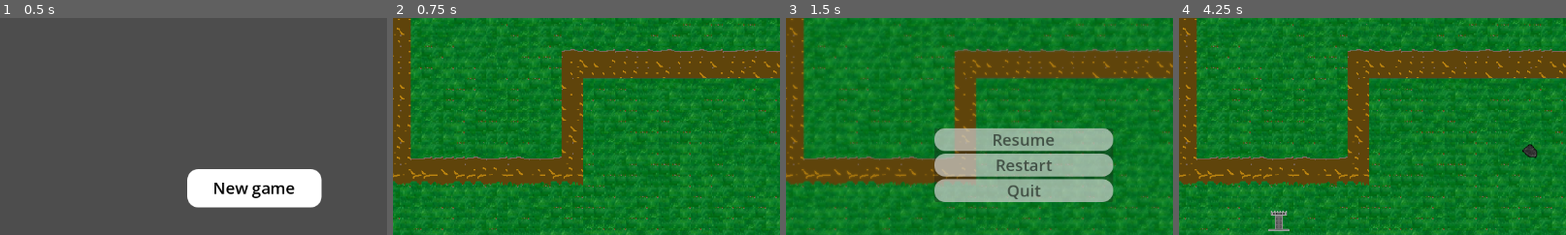
Above: before the commit, frames 1-4 (left to right).
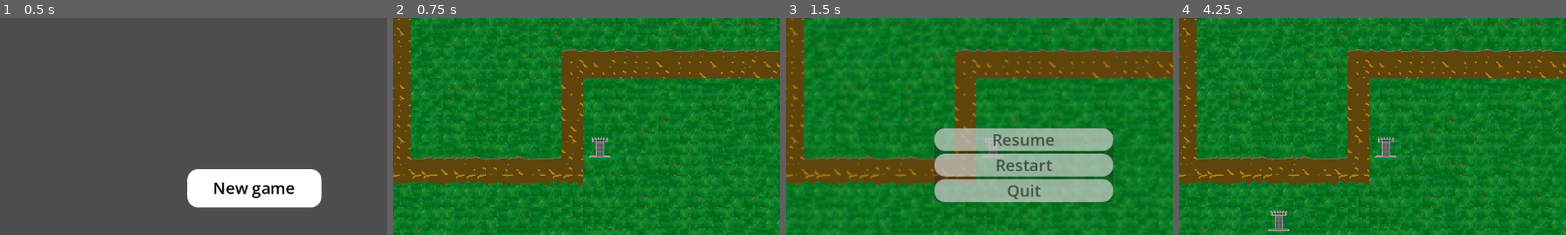
Above: after the commit, the same moments.

Repository: domasbaliunas/frontline
Game: Godot game, scene res://main_menu.tscn
The game is run twice, just before and just after one commit, with the same random seed, the same clock (stepped at 60 frames per second) and the same inputs.
Inputs (mouse positions are % of the whole screen's width and height, from its top left):
- Up to frame 1 (0.5 s): no input
- Up to frame 2 (0.75 s): click "New game" at 0.5 s
- Up to frame 3 (1.5 s): click (98, 4) at 1.25 s
- Up to frame 4 (4.25 s): click "Restart" at 2 s; tap Enter (ui_accept) at 2.75, 3.02, 3.77 s; move the mouse to (72, 45) at 2.77 s; hold B (place_tower) 2.78-3.53 s; move the mouse to (30, 55) at 3.52 s; tap B (place_tower) at 3.6 s
The pictures show only the part of the screen within x 17-67%, y 8-58%; the shares and areas given below are measured in that part.

Frame 1 is identical in both runs. In frame 2, 0.3% of the frame differs, in the area x 50-57%, y 54-65%; in frame 3, 0.2%; in frame 4, 0.5%, in the area x 50-93%, y 54-65%.

Commit message:
Tower range implementation

Diff:
--- a/Game.tscn
+++ b/Game.tscn
@@ -5,6 +5,7 @@
 [ext_resource type="Script" uid="uid://b4y3wtdqc7v6i" path="res://game_map.gd" id="3_t88pq"]
 [ext_resource type="PackedScene" uid="uid://djjycrn0muqdt" path="res://pause_menu.tscn" id="3_u44n3"]
 [ext_resource type="PackedScene" uid="uid://bfk8wbdn5lpvn" path="res://game_map.tscn" id="4_sb48q"]
+[ext_resource type="PackedScene" uid="uid://dxqw07vmukvju" path="res://Tower.tscn" id="6_r0x5m"]
 
 [node name="Game" type="Node2D" unique_id=225877384]
 script = ExtResource("1_xkndl")
@@ -33,4 +34,7 @@
 offset_bottom = 42.0
 texture_normal = ExtResource("1_wbfu4")
 
+[node name="Tower" parent="." unique_id=805125601 instance=ExtResource("6_r0x5m")]
+position = Vector2(505, 247)
+
 [connection signal="pressed" from="Map/PauseMenuGroup/PauseMenuButton" to="." method="_on_texture_button_pressed"]
--- a/Tower.tscn
+++ b/Tower.tscn
@@ -2,9 +2,21 @@
 
 [ext_resource type="Texture2D" uid="uid://mbblile0rgbk" path="res://tower.png" id="1_arn3v"]
 [ext_resource type="Script" uid="uid://cyy6b82swpp52" path="res://tower.gd" id="1_bn6qc"]
+
+[sub_resource type="CircleShape2D" id="CircleShape2D_usulm"]
+radius = 313.0016
 
 [node name="Tower" type="Node2D" unique_id=805125601]
 script = ExtResource("1_bn6qc")
 
 [node name="Sprite2D" type="Sprite2D" parent="." unique_id=1925869869]
 texture = ExtResource("1_arn3v")
+
+[node name="Tower" type="Area2D" parent="." unique_id=1168020171]
+position = Vector2(0, -17)
+
+[node name="CollisionShape2D" type="CollisionShape2D" parent="Tower" unique_id=1838168117]
+position = Vector2(0, 18)
+shape = SubResource("CircleShape2D_usulm")
+
+[node name="Node" type="Node" parent="." unique_id=1022510012]
--- a/projectile.gd
+++ b/projectile.gd
@@ -21,4 +21,4 @@
 
 # To be able to change damage based on enemy type
 func _determine_damage(target: Mob) -> int:
-	return 10
+	return 25
--- a/tower.gd
+++ b/tower.gd
@@ -1,12 +1,21 @@
 extends Node2D
 
+@onready var range_area: Area2D = $Tower
 @export var attack_speed = 0.75
 var projectile_scene: PackedScene = preload("res://Projectile.tscn")
 
 var attack_timer: Timer
+var range_value: float
+
+# Range by default is set by the value of CollisionShape2D. set_range function allows
+# to change the range from default. This can be used if range upgrades would be implemented.
 
 # Called when the node enters the scene tree for the first time.
 func _ready() -> void:
+	var shape_node = range_area.get_node("CollisionShape2D")
+	if shape_node and shape_node.shape is CircleShape2D:
+		range_value = shape_node.shape.radius
+
 	add_to_group("towers", true)
 	attack_timer = Timer.new()
 	attack_timer.wait_time = 1 / attack_speed
@@ -15,9 +24,17 @@
 	attack_timer.connect("timeout", Callable(self, "_on_attack_timer_timeout"))
 	add_child(attack_timer)
 
+	# set_range(200)
+
 # Called every frame. 'delta' is the elapsed time since the previous frame.
 func _process(delta: float) -> void:
 	pass
+
+func set_range(new_range: float) -> void:
+	range_value = new_range
+	var shape_node = range_area.get_node("CollisionShape2D")
+	if shape_node and shape_node.shape is CircleShape2D:
+		shape_node.shape.radius = range
 
 func _on_attack_timer_timeout():
 	var target = get_target()
@@ -28,13 +45,17 @@
 func get_target() -> Mob:
 	var closest: Mob = null
 	var closest_dist = INF
-	for mob in get_tree().get_nodes_in_group("mobs"):
-		if not mob is Mob:
+
+	for body in range_area.get_overlapping_bodies():
+		if not body.is_in_group("mobs"):
 			continue
-		var dist = global_position.distance_to(mob.global_position)
+
+		var dist = global_position.distance_to(body.global_position)
+
 		if dist < closest_dist:
-			closest = mob
+			closest = body
 			closest_dist = dist
+
 	return closest
 
 func attack(target: Mob):
